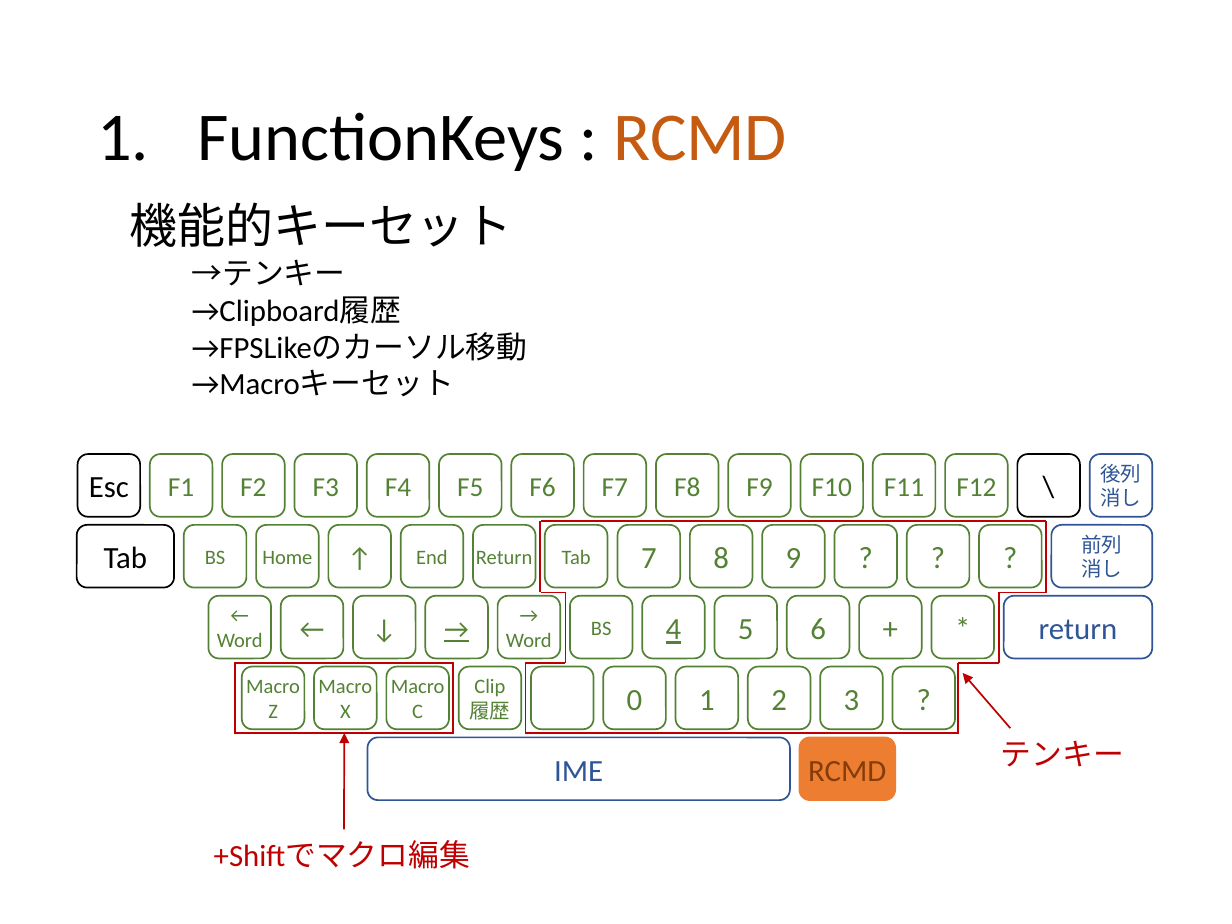
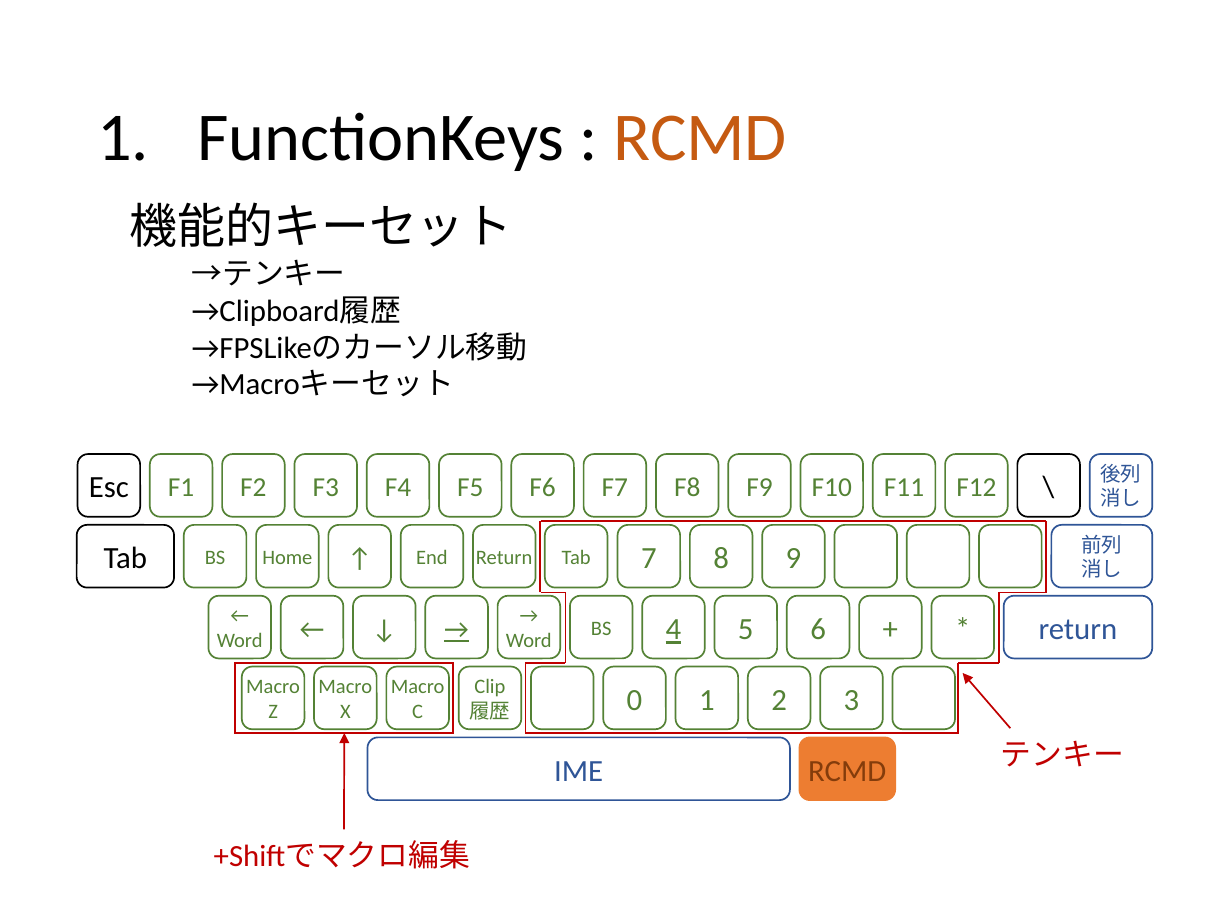
Before and after one commit to ittooo66/myAHK, a slide deck: slide 5 of MANUAL.pptx. Drawn at 1232x924 pixels with LibreOffice and Linux fonts; fonts in the diff are those of the drawing. Boxes give left, top, right and bottom in pixels: in the first picture for what was removed or moved away, otherwise in the second. Text is boxed around its words. In the diff, an @@ line names an element or a change of style, - is before the commit and + after.

```diff
--- a/MANUAL.pptx
+++ b/MANUAL.pptx
@@ text in rounded rectangle at (x1=834, y1=525, x2=897, y2=588): text removed @@
-?
@@ text in rounded rectangle at (x1=907, y1=525, x2=970, y2=588): text removed @@
-?
@@ text in rounded rectangle at (x1=979, y1=525, x2=1042, y2=588): text removed @@
-?
@@ text in rounded rectangle at (x1=892, y1=667, x2=955, y2=729): text removed @@
-?
```
Also in this commit, not shown: 9 other slides changed.
